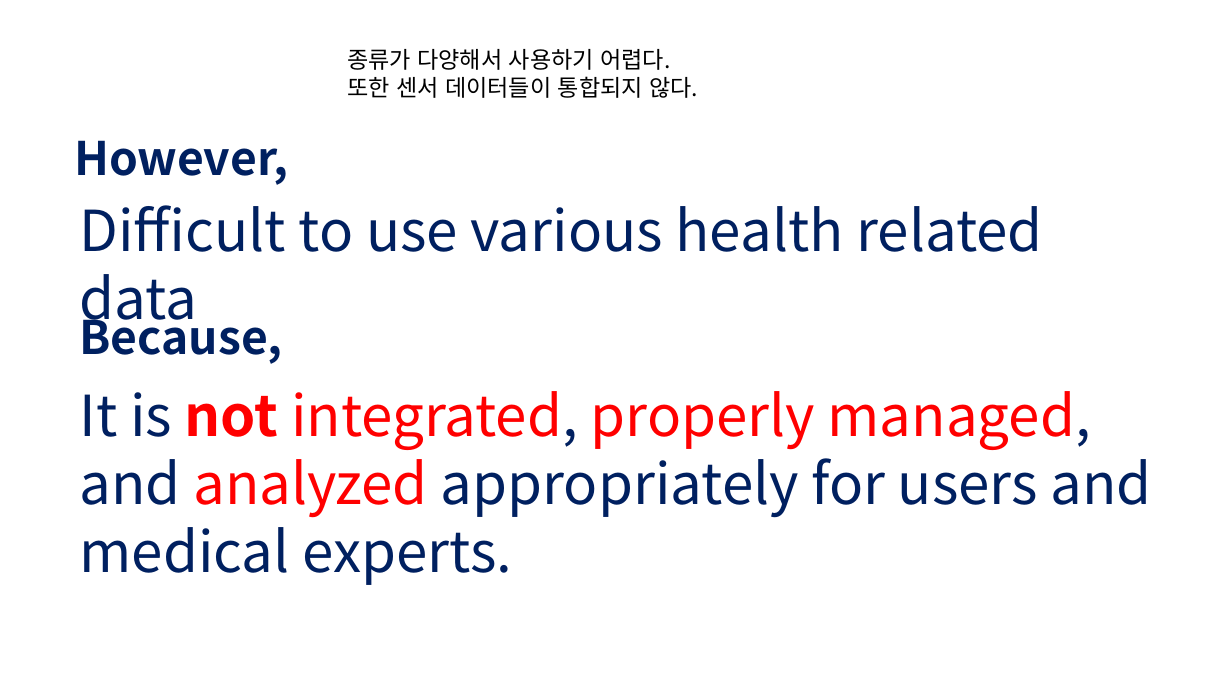
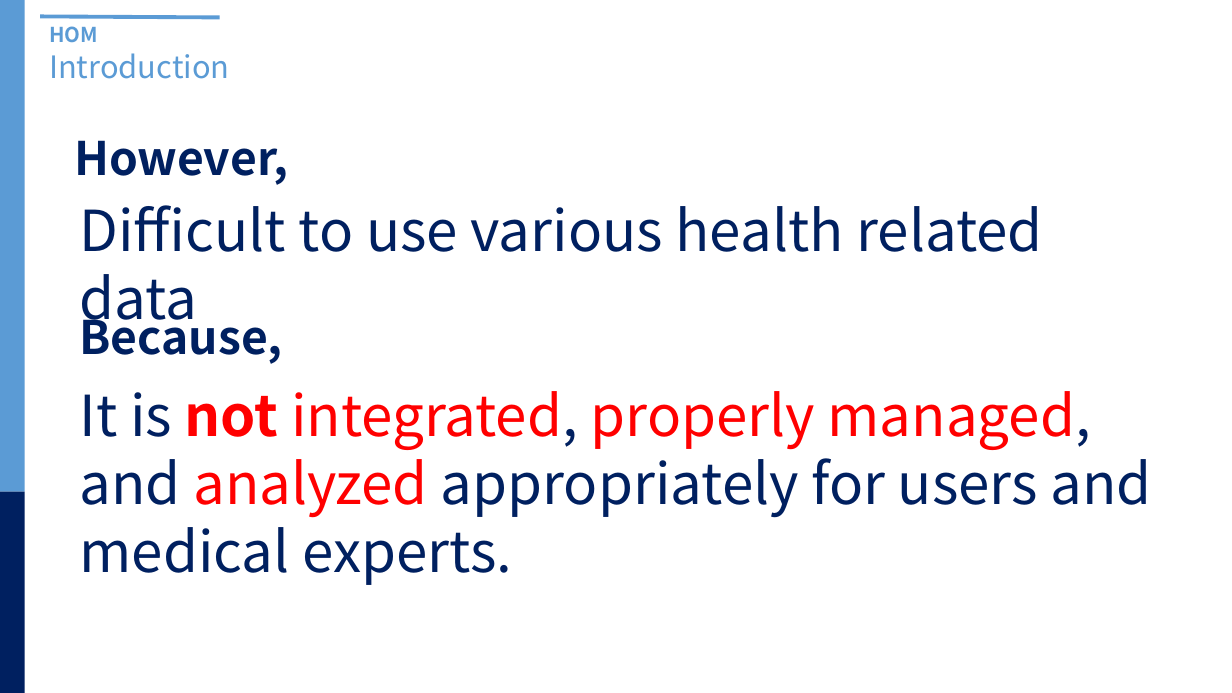
Before and after one commit to longJ91/HoM-Open-API, a slide deck: slide 6 of wikiPPT-HoM(170531).pptx. Drawn at 1232x693 pixels with LibreOffice and Linux fonts; fonts in the diff are those of the drawing. Boxes give left, top, right and bottom in pixels: in the first picture for what was removed or moved away, otherwise in the second. Text is boxed around its words. In the diff, an @@ line names an element or a change of style, - is before the commit and + after.

Commit message:
uproad

```diff
--- a/wikiPPT-HoM(170531).pptx
+++ b/wikiPPT-HoM(170531).pptx
@@ rectangle added at <box>0,0,25,492</box>, fill #5B9BD5 @@
@@ line added from (40, 17) to (220, 18), #5B9BD5 3 pt @@
@@ text added at <box>49,26,98,43</box>, 16 pt, text #5B9BD5, bold @@
+HOM
@@ text added at <box>49,53,229,79</box>, 24 pt, text #5B9BD5 @@
+Introduction
@@ text removed at <box>347,49,698,98</box> @@
-종류가 다양해서 사용하기 어렵다.
-또한 센서 데이터들이 통합되지 않다.
@@ rectangle added at <box>0,492,25,693</box>, fill #002060 @@
```
